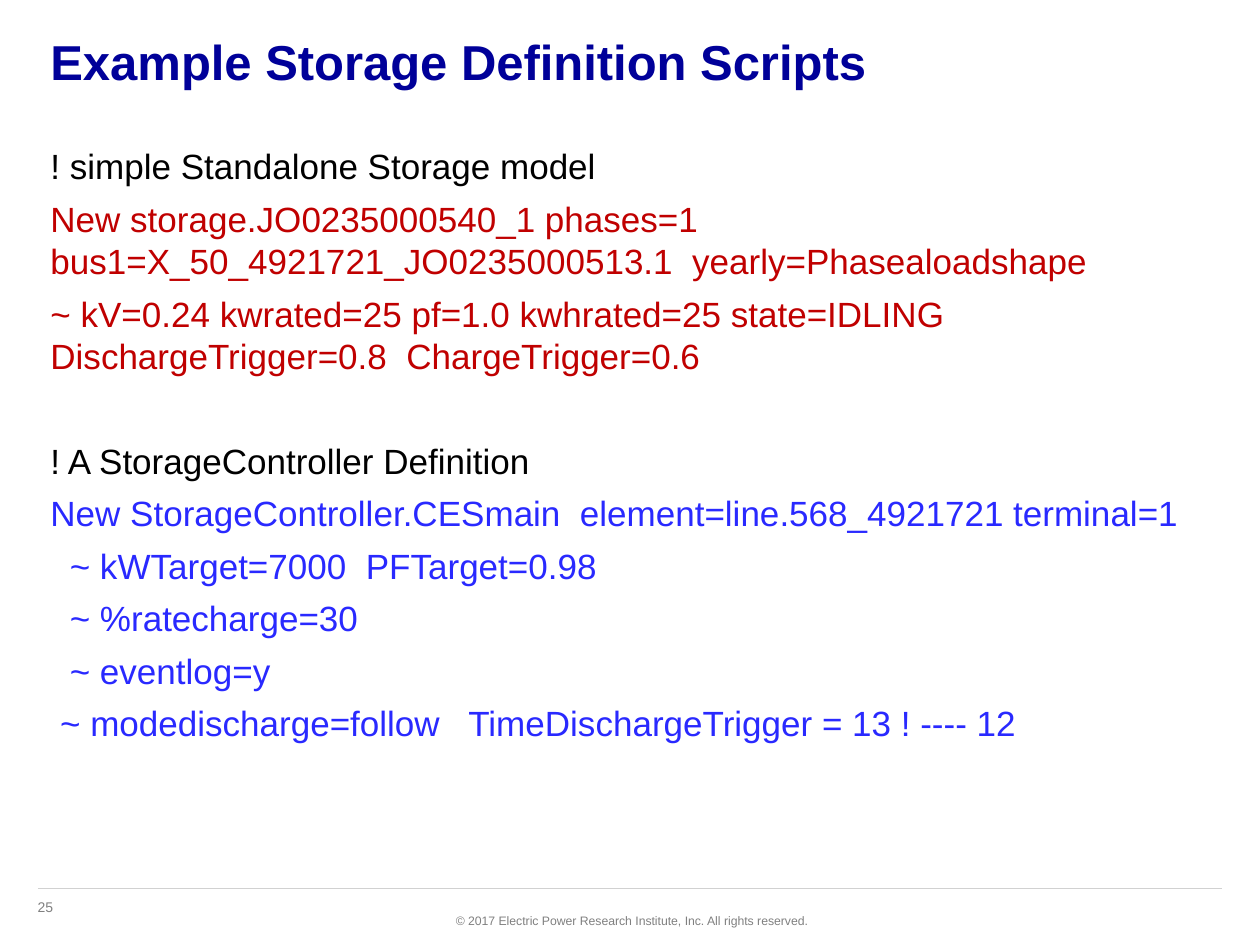
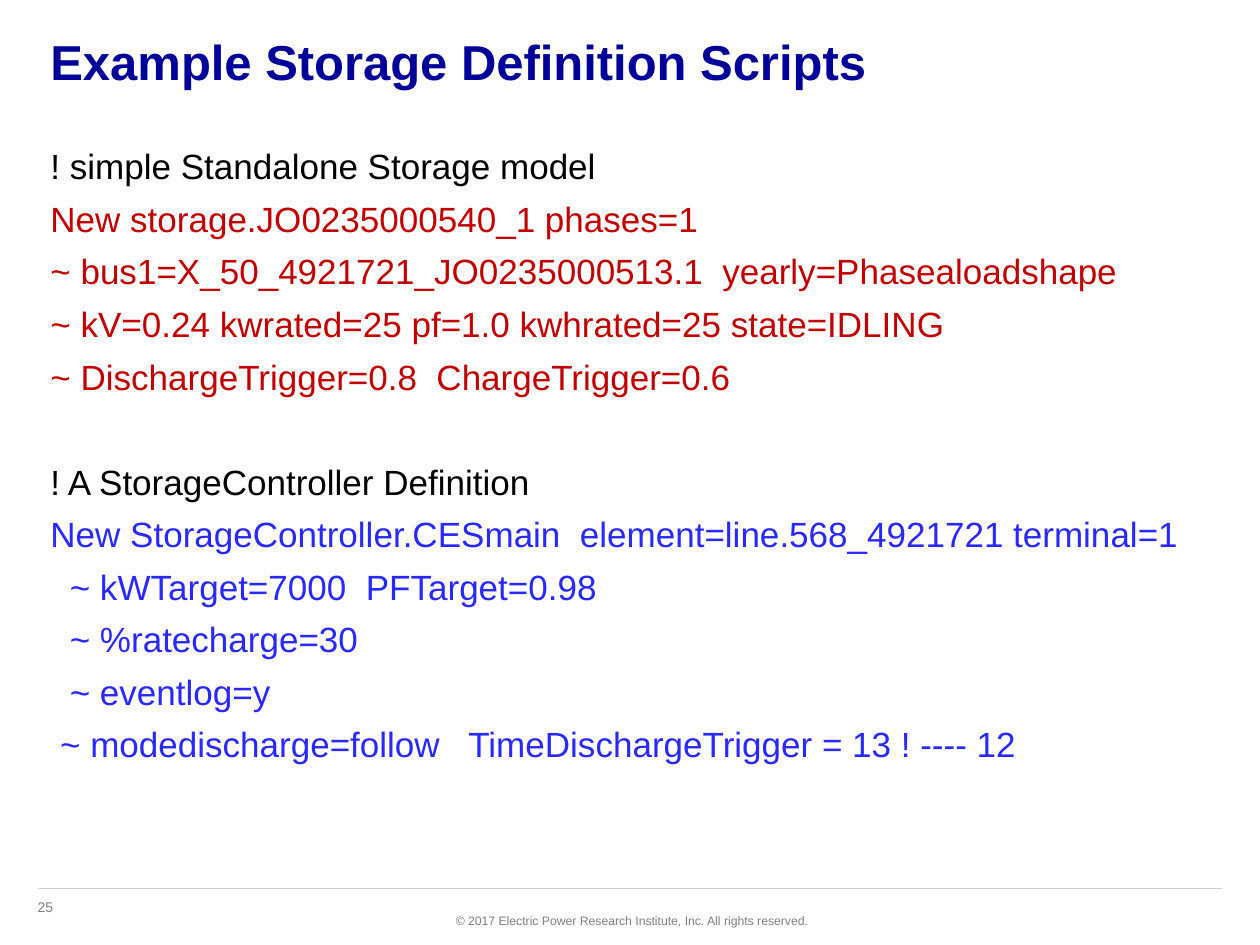
Before and after one commit to dss-extensions/opendss-svn-mirror, a slide deck: slide 25 of trunk/Training/GAPQ2017/PPT/16 Storage Model.pptx. Drawn at 1260x945 pixels with LibreOffice and Linux fonts; fonts in the diff are those of the drawing; background and template pictures are left out. Boxes give left, top, right and bottom in pixels: in the first picture for what was removed or moved away, otherwise in the second. Text is boxed around its words. In the diff, an @@ line names an element or a change of style, - is before the commit and + after.

Commit message:
Updates to PPTx slides

```diff
--- a/trunk/Training/GAPQ2017/PPT/16 Storage Model.pptx
+++ b/trunk/Training/GAPQ2017/PPT/16 Storage Model.pptx
@@ text at [50,206,1116,396]: text changed @@
-New storage.JO0235000540_1 phases=1 bus1=X_50_4921721_JO0235000513.1 yearly=Phasealoadshape
-~ kV=0.24 kwrated=25 pf=1.0 kwhrated=25 state=IDLING DischargeTrigger=0.8 ChargeTrigger=0.6
+New storage.JO0235000540_1 phases=1
+~ bus1=X_50_4921721_JO0235000513.1 yearly=Phasealoadshape
+~ kV=0.24 kwrated=25 pf=1.0 kwhrated=25 state=IDLING
+~ DischargeTrigger=0.8 ChargeTrigger=0.6
```
Also in this commit, not shown: 5 other slides changed, 4 other files.
